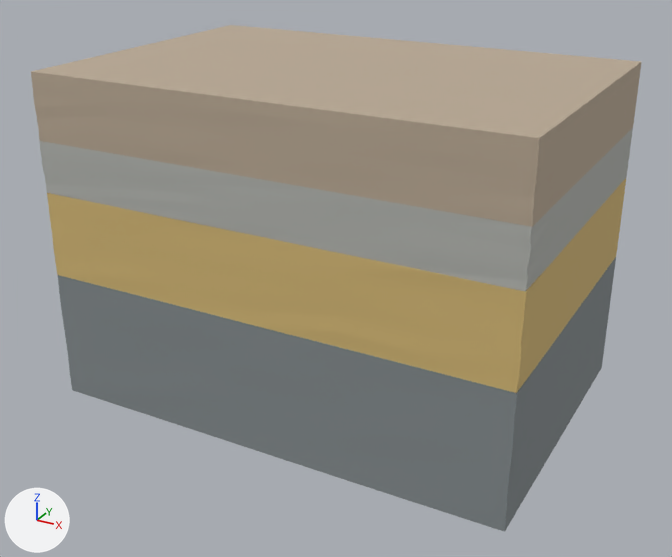
Two versions of the Blender file assets-source/blender/underground_strata.blend, one commit apart.
Both versions are drawn from a camera (50 mm lens) standing at (15.7, -29.2, 6.7) and looking at (0.1, -0.7, -7.5). The axes (+X, +Y, +Z) are drawn at lower left. The lights are the same throughout. The picture after the commit comes second.

The older version as bpy lines, for what is in view:
```python
ob_geo_basement = bpy.data.objects.new('geo_basement', me_cube_012)
ob_geo_basement.location = (0.0, 0.0, 0.0)
ob_geo_caprock = bpy.data.objects.new('geo_caprock', me_cube_004)
ob_geo_caprock.location = (0.0, 0.0, 0.0)
ob_geo_overburden = bpy.data.objects.new('geo_overburden', me_cube)
ob_geo_overburden.location = (0.0, 0.0, 0.0)
ob_geo_reservoir_layer = bpy.data.objects.new('geo_reservoir_layer', me_cube_008)
ob_geo_reservoir_layer.location = (0.0, 0.0, 0.0)
```
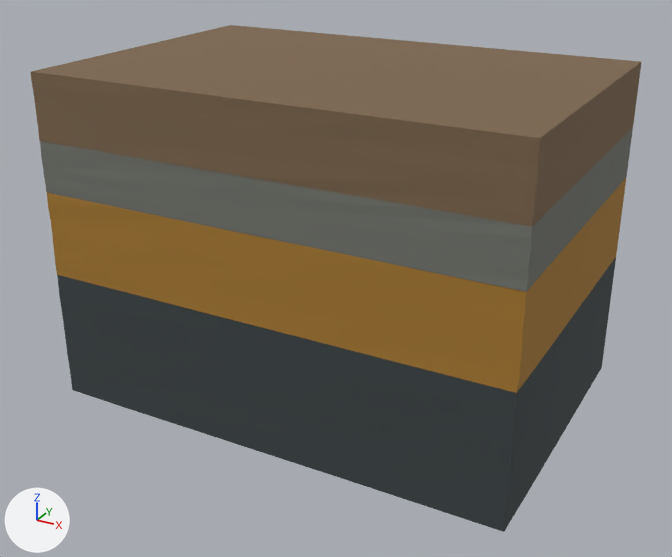
Diff of the bpy script that builds the scene:
```diff
--- a/assets-source/blender/underground_strata.blend.py
+++ b/assets-source/blender/underground_strata.blend.py
@@ mat_m_geo_overburden @@
 mat_m_geo_overburden = principled_material('M_geo_overburden')
-mat_m_geo_overburden.base_color = (0.49, 0.4, 0.3)  # beige #baaa95
+mat_m_geo_overburden.base_color = (0.205, 0.133, 0.0732)  # brown #7d664c
 mat_m_geo_overburden.roughness = 0.9
@@ mat_m_geo_caprock @@
 mat_m_geo_caprock = principled_material('M_geo_caprock')
-mat_m_geo_caprock.base_color = (0.45, 0.46, 0.43)  # grey #b3b5af
+mat_m_geo_caprock.base_color = (0.171, 0.179, 0.155)  # grey #73756e
 mat_m_geo_caprock.roughness = 0.9
@@ mat_m_geo_reservoir_layer @@
 mat_m_geo_reservoir_layer = principled_material('M_geo_reservoir_layer')
-mat_m_geo_reservoir_layer.base_color = (0.66, 0.48, 0.18)  # yellow #d4b876
+mat_m_geo_reservoir_layer.base_color = (0.393, 0.196, 0.0272)  # brown #a87a2e
 mat_m_geo_reservoir_layer.roughness = 0.9
@@ mat_m_geo_basement @@
 mat_m_geo_basement = principled_material('M_geo_basement')
-mat_m_geo_basement.base_color = (0.23, 0.26, 0.27)  # grey #848b8e
+mat_m_geo_basement.base_color = (0.0432, 0.055, 0.0593)  # dark grey #3b4245
 mat_m_geo_basement.roughness = 0.9
```

Where the change shows, as pixel boxes [x1, y1, x2, y2] in the pictures (672 x 557 px):
'geo_overburden', recoloured (beige to brown)
    both: [31, 25, 641, 226]
'geo_basement', recoloured (grey to dark grey)
    both: [58, 257, 616, 531]
'geo_reservoir_layer', recoloured (darker)
    both: [47, 178, 626, 393]
'geo_caprock', recoloured (darker)
    both: [40, 128, 633, 291]
